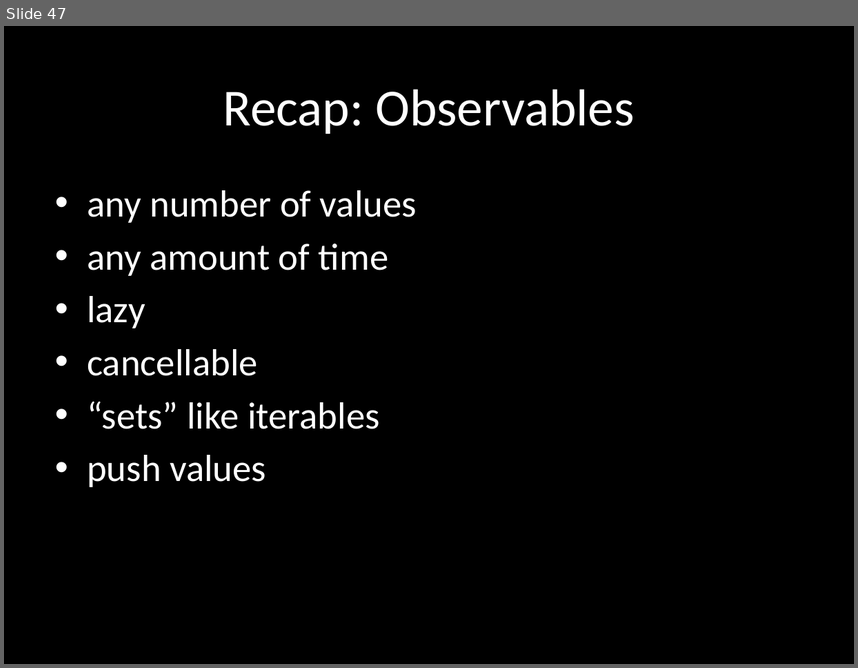
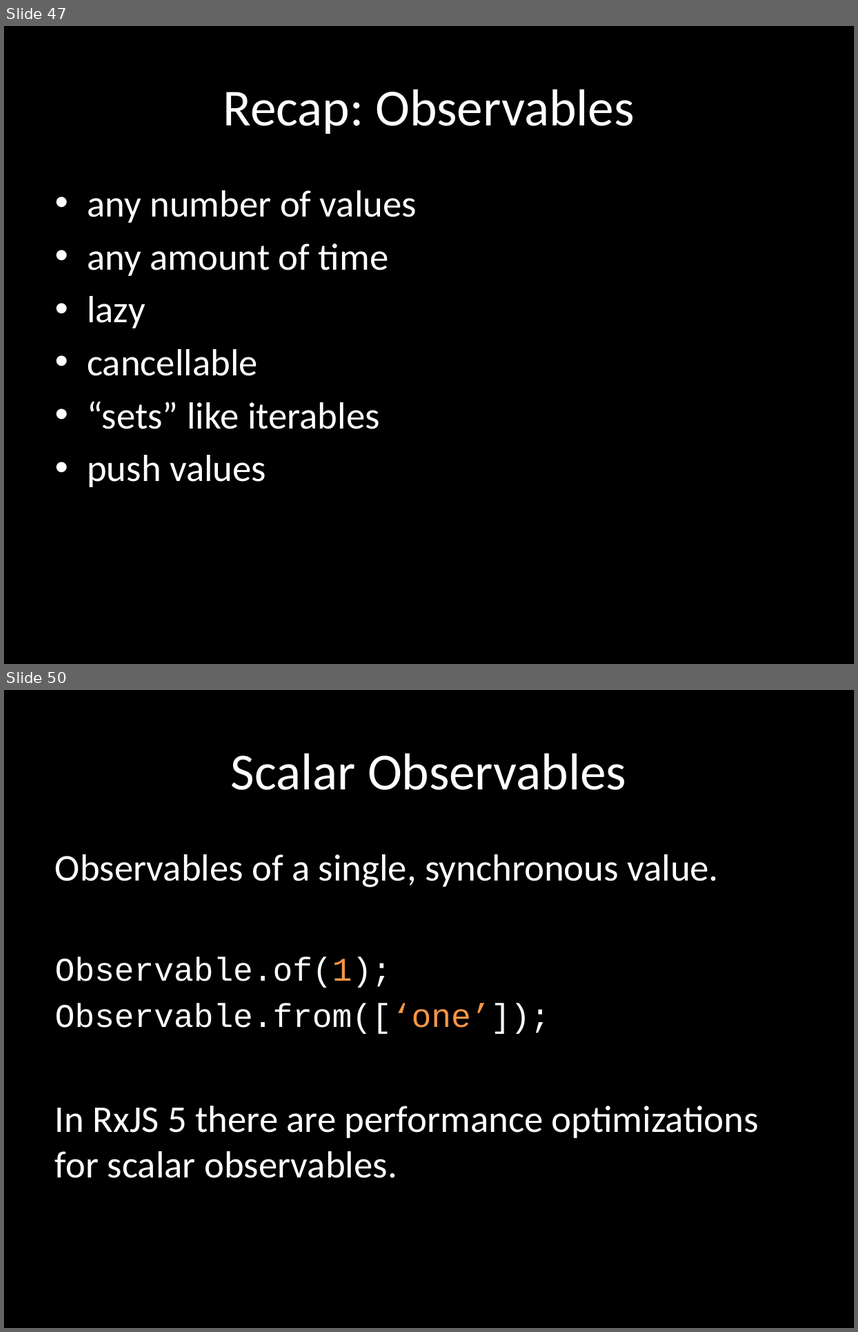
Before and after one commit to benlesh/rxjs-workshop-angular, a slide deck: rxjs-workshop.pptx. Shown one above the other, each under a label of ours: slide 47 before the commit, slides 47 and 50 after it; the slides between them are not shown. The pictures are 858x668 and 858x1332 pixels, drawn with LibreOffice and Linux fonts; fonts in the diff are those of the drawing. Boxes give left, top, right and bottom in pixels: in the first picture for what was removed or moved away, otherwise in the second. Text is boxed around its words. In the diff, an @@ line names an element or a change of style, - is before the commit and + after.

```diff
--- a/rxjs-workshop.pptx
+++ b/rxjs-workshop.pptx
@@ slide 50 added at (4,690,854,1328), background #000000 @@
@@ title added at (231,753,626,790), 44 pt, text #FFFFFF @@
+Scalar Observables
@@ text added at (55,854,759,1178), 32 pt, text #FFFFFF @@
+Observables of a single, synchronous value.
+Observable.of(1);
+Observable.from([‘one’]);
+In RxJS 5 there are performance optimizations for scalar observables.
```
Also in this commit, not shown: 2 slides changed, 15 other slides added.
